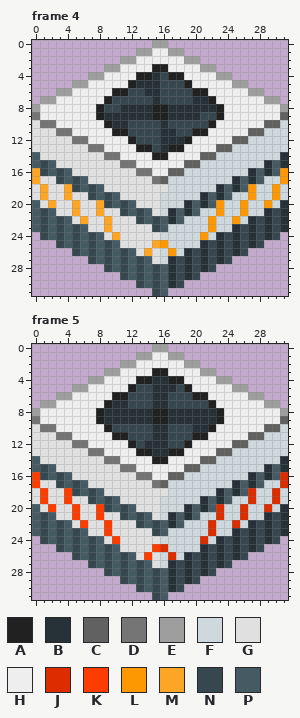
Edited in one commit: pixel-art file (sourceicons/cubes/gpu/source.ase). Above, as it was before the edit.
32x32 pixels, 8 frames. Colours within 5 levels of each other are drawn and written as one. Shown: frame 4, frame 5. The commit also changed other frames, which this record leaves out.
Palette (. is transparent): A #212121  B #263238  C #616161  D #757575  E #9e9e9e  F #cfd8dc  G #e0e0e0  H #eeeeee  J #dd2c00  K #fd3c00  L #fe9802  M #fda625  N #37474f  P #455a63
After:
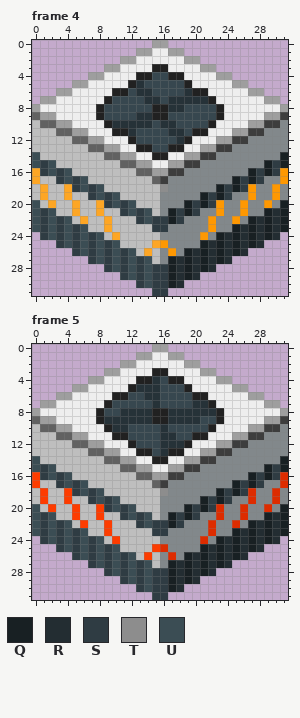
Colours new in this view: Q #182023  R #232d32  S #2f3c43  T #8d8d8d  U #3b4d54
Diff:
colour C: #616161 -> #3d3d3d
colour D: #757575 -> #616161
colour F: #cfd8dc -> #82888b
colour G: #e0e0e0 -> #bebebe
Changed rows in their new state; - is a pixel that keeps its letter.
Frame 4, layer "Base":
first column x 0:
 4 ---------------N----------------
 5 --------------NN----------------
 6 -------------B-N---B------------
 7 --------------B--BBB------------
 8 -----------NNNN----NNNN---------
 9 -EE------NNNN----NNNN--------EE-
10 ---EE-------BBB--B---------EE---
11 -----EE-----B---N-B------EE-----
12 -------EE-------NN-----EE-------
13 ---------EE-----N----EE---------
14 U----------EE------EE----------Q
15 USU----------EE--EE----------QSQ
16 -SUSU----------EE----------QSQS-
17 ---SUSU------------------QSQS---
18 -----SUSU-------T------QSQS-----
19 -------SUSU----------QSQS-------
20 U--------SUSU------QSQS--------Q
21 USU--------SUSU--QSQS--------QRQ
22 USUSU--------SUSSQS--------QRQRQ
23 USUSUSU--------SS--------QRQRQRQ
24 -SUSUSUSU--------------QRQRQRQR-
25 ---SUSUSUSU----------QRQRQRQR---
26 -----SUSUSUSU------QRQRQRQR-----
27 -------SUSUSUSU--QRQRQRQR-------
28 ---------SUSUSUSSQRQRQR---------
29 -----------SUSUSSQRQR-----------
30 -------------SUSSQR-------------
31 ---------------SS---------------
Frame 5, layer "Base":
first column x 0:
 4 ----------------N---------------
 5 -------------BB-NN--------------
 6 --------------B-N---------------
 7 ----------NN----N---BB----------
 8 ---------NN---------------------
 9 -EE------------------NN------EE-
10 ---EE-----BB---N----NN-----EE---
11 -----EE--------N-B-------EE-----
12 -------EE-----NN-BB----EE-------
13 ---------EE----N-----EE---------
14 U----------EE------EE----------Q
15 USU----------EE--EE----------QSQ
16 -SUSU----------EE----------QSQS-
17 ---SUSU------------------QSQS---
18 -----SUSU-------T------QSQS-----
19 -------SUSU----------QSQS-------
20 U--------SUSU------QSQS--------Q
21 USU--------SUSU--QSQS--------QRQ
22 USUSU--------SUSSQS--------QRQRQ
23 USUSUSU--------SS--------QRQRQRQ
24 -SUSUSUSU--------------QRQRQRQR-
25 ---SUSUSUSU----------QRQRQRQR---
26 -----SUSUSUSU------QRQRQRQR-----
27 -------SUSUSUSU--QRQRQRQR-------
28 ---------SUSUSUSSQRQRQR---------
29 -----------SUSUSSQRQR-----------
30 -------------SUSSQR-------------
31 ---------------SS---------------
Boxes around the changes in both pictures, in picture pixels (x1, y1, x2, y2):
changed: (32, 72, 288, 296)
changed: (32, 376, 288, 600)
